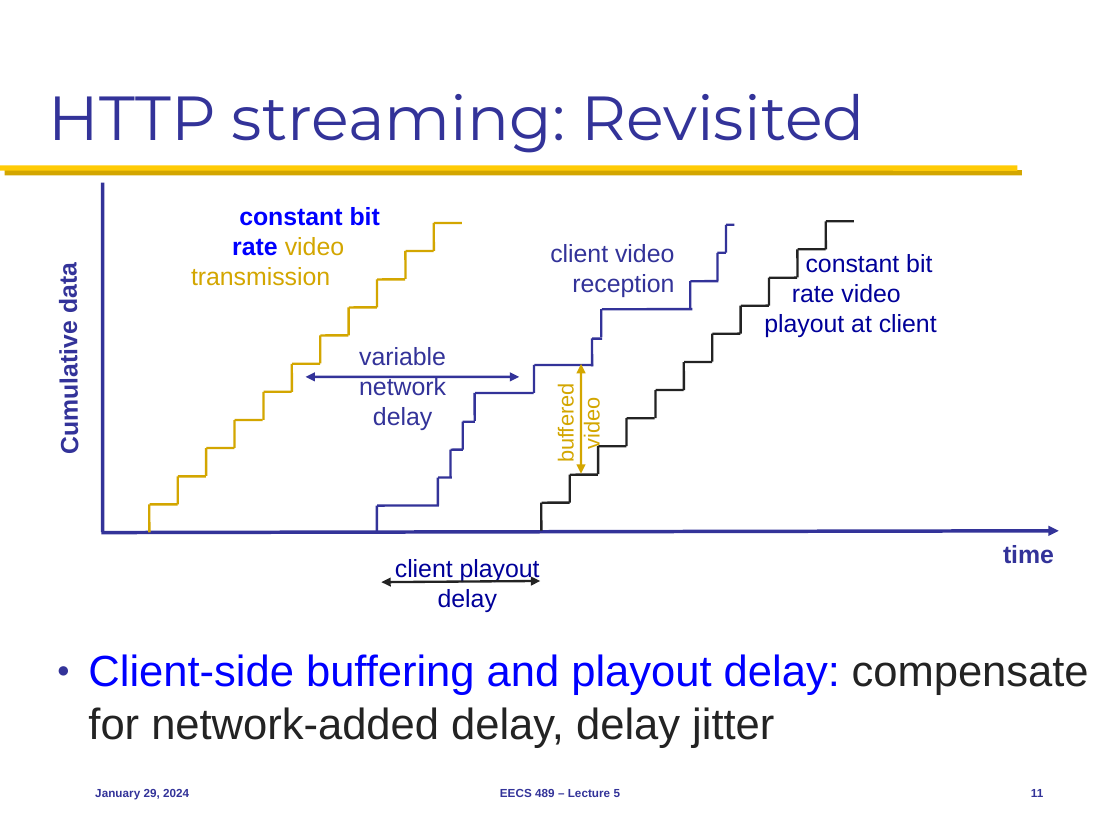
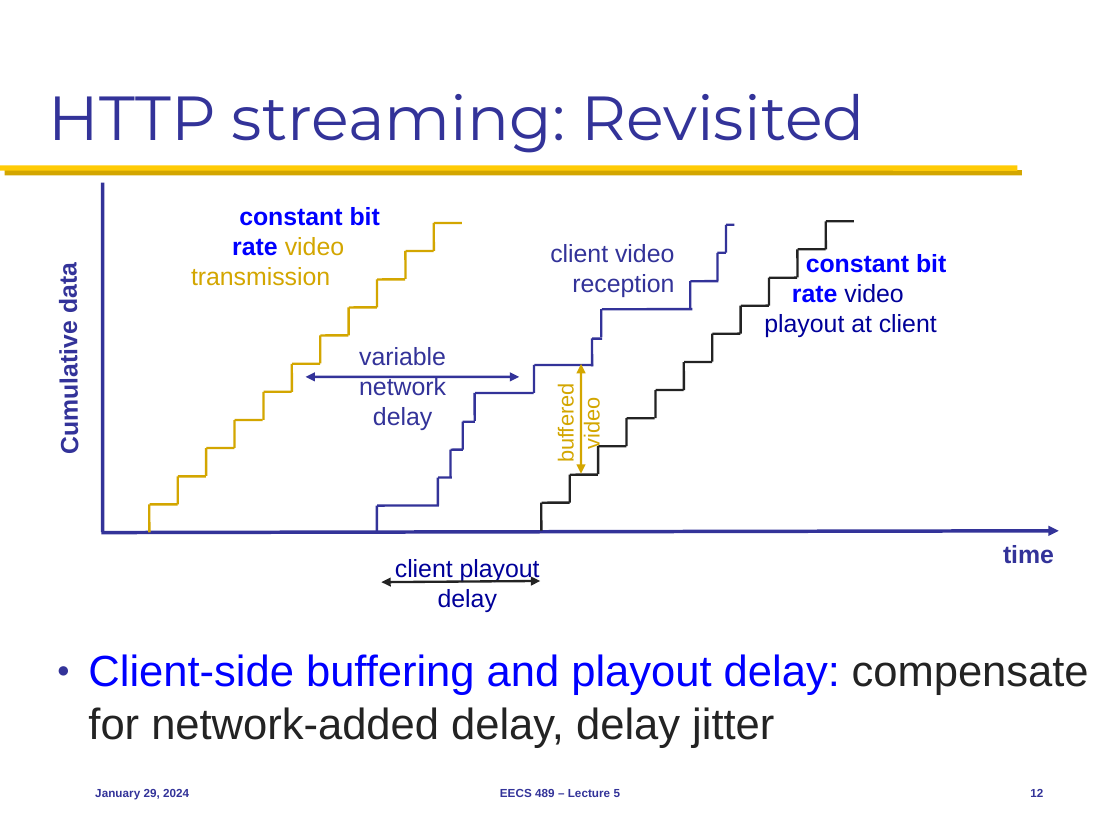
Before and after one commit to mosharaf/eecs489, a slide deck: slide 12 of Slides/012924.pptx (slide 11 before the commit). Drawn at 1120x840 pixels with LibreOffice and Linux fonts; fonts in the diff are those of the drawing. Boxes give left, top, right and bottom in pixels: in the first picture for what was removed or moved away, otherwise in the second. Text is boxed around its words. In the diff, an @@ line names an element or a change of style, - is before the commit and + after.

Commit message:
Jan 29 slide updates.

```diff
--- a/Slides/012924.pptx
+++ b/Slides/012924.pptx
@@ text at [792,254,946,303]: text colour #000099 to #0000FF, bold on in "constant bit", "rate" @@
@@ page number at [1030,789,1043,797]: text changed @@
-11
+12
```
Also in this commit, not shown: 2 other slides changed, 1 slide added, 1 other file.
